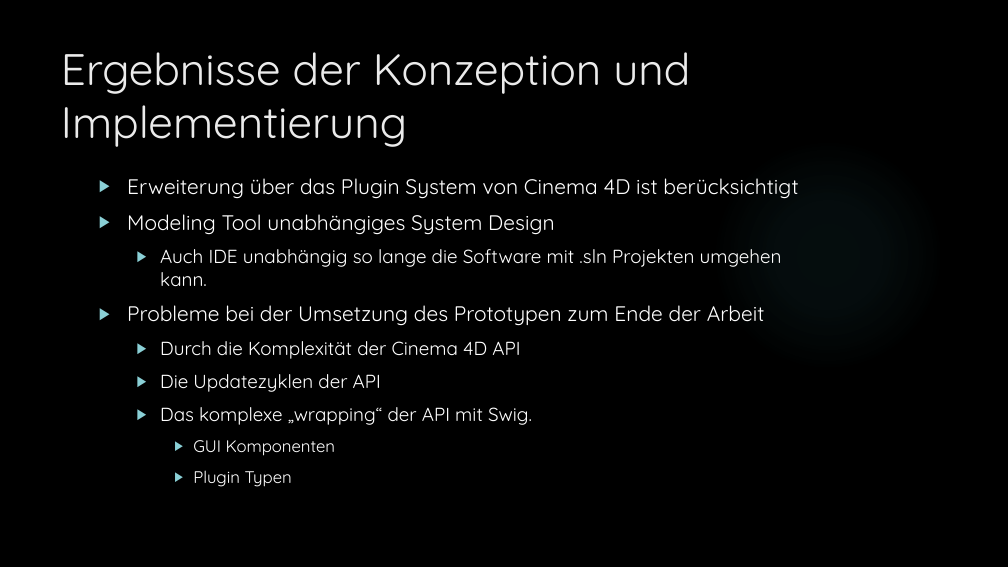
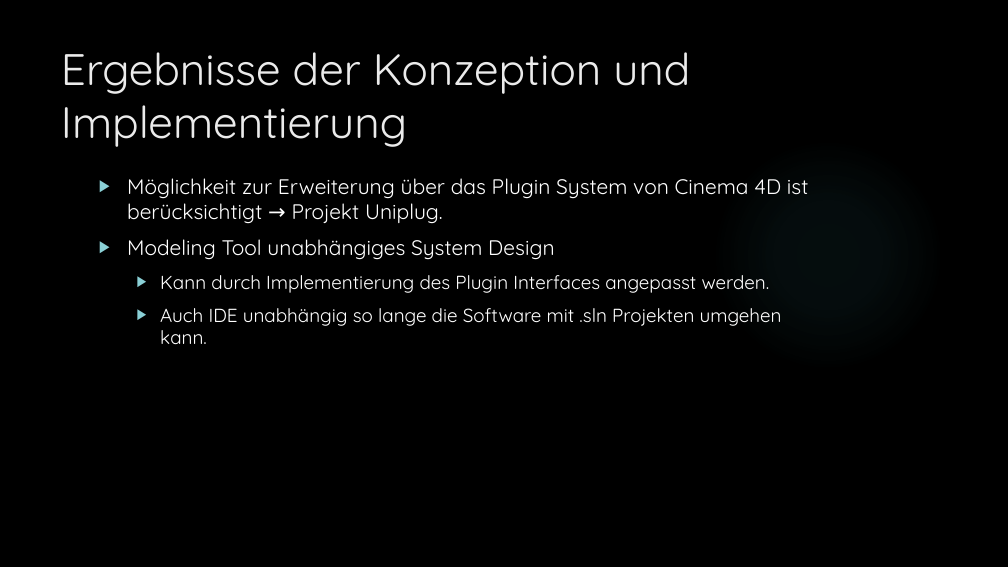
Before and after one commit to dNovel/MasterThesisWS1415, a slide deck: slide 12 of Disputation/Praesentation_DominikSteffen.pptx (slide 13 before the commit). Drawn at 1008x567 pixels with LibreOffice and Linux fonts; fonts in the diff are those of the drawing; background and template pictures are left out. Boxes give left, top, right and bottom in pixels: in the first picture for what was removed or moved away, otherwise in the second. Text is boxed around its words. In the diff, an @@ line names an element or a change of style, - is before the commit and + after.

```diff
--- a/Disputation/Praesentation_DominikSteffen.pptx
+++ b/Disputation/Praesentation_DominikSteffen.pptx
@@ text at (127,178,808,224): text changed @@
-▶ Erweiterung über das Plugin System von Cinema 4D ist berücksichtigt
+▶ Möglichkeit zur Erweiterung über das Plugin System von Cinema 4D ist berücksichtigt → Projekt Uniplug.
@@ text at (160,275,770,293): paragraph added @@
+  ▶ Kann durch Implementierung des Plugin Interfaces angepasst werden.
@@ text at (127,305,765,487): paragraphs removed @@
-▶ Probleme bei der Umsetzung des Prototypen zum Ende der Arbeit
-  ▶ Durch die Komplexität der Cinema 4D API
-  ▶ Die Updatezyklen der API
-  ▶ Das komplexe „wrapping“ der API mit Swig.
-    ▶ GUI Komponenten
-    ▶ Plugin Typen
```
Also in this commit, not shown: 27 other slides changed, 1 slide added, 1 slide removed, 1 other file.
